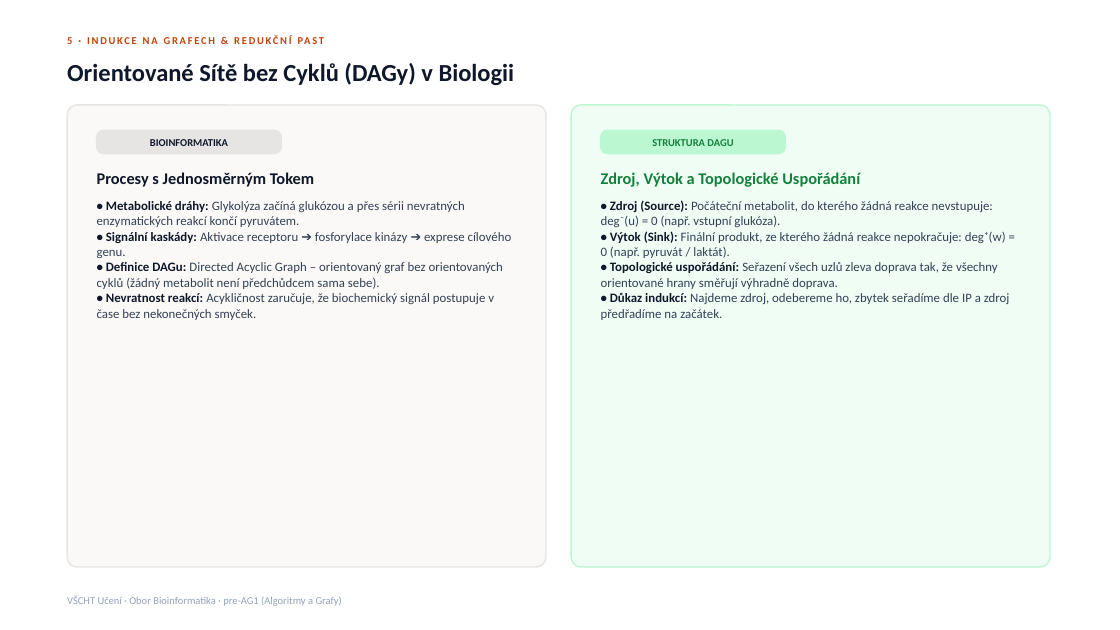
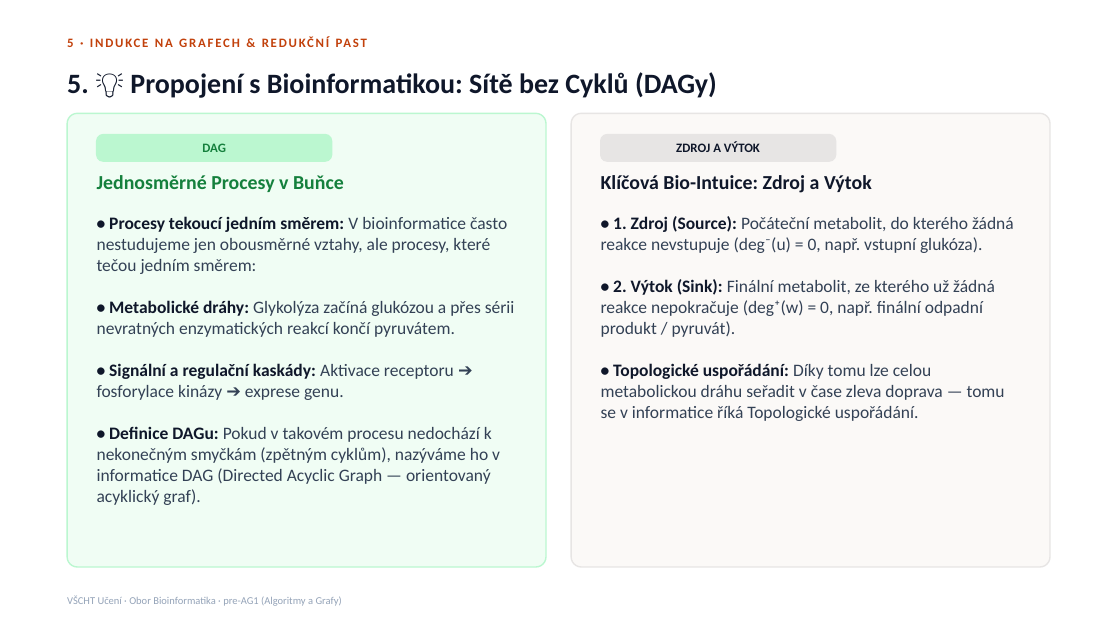
Before and after one commit to kolardavidcz/vscht-uceni-web, a slide deck: slide 51 of pre-ag1-kurz.pptx (slide 63 before the commit). Drawn at 1120x630 pixels with LibreOffice and Linux fonts; fonts in the diff are those of the drawing. Boxes give left, top, right and bottom in pixels: in the first picture for what was removed or moved away, otherwise in the second. Text is boxed around its words. In the diff, an @@ line names an element or a change of style, - is before the commit and + after.

Commit message:
feat(presentation): 1:1 pre-AG1 course slides with 2x font scale (modules 2-8)

```diff
--- a/pre-ag1-kurz.pptx
+++ b/pre-ag1-kurz.pptx
@@ text "5 · INDUKCE NA GRAFECH ..." at <box>67,38,73,47</box>: size 9 to 11 pt @@
@@ text at <box>67,72,717,98</box>: text changed; size 21 to 24 pt @@
-Orientované Sítě bez Cyklů (DAGy) v Biologii
+5. 💡 Propojení s Bioinformatikou: Sítě bez Cyklů (DAGy)
@@ rounded rectangle: place and size @@
-rounded rectangle at <box>67,105,546,567</box>
+rounded rectangle at <box>67,113,546,567</box>
@@ rounded rectangle at <box>67,113,546,567</box>: fill #FBF9F7 to #F0FDF4; outline #E7E5E4 1.2 pt to #BBF7D0 1.2 pt @@
@@ rounded rectangle: place and size @@
-rounded rectangle at <box>571,105,1050,567</box>
+rounded rectangle at <box>571,113,1050,567</box>
@@ rounded rectangle at <box>571,113,1050,567</box>: fill #F0FDF4 to #FBF9F7; outline #BBF7D0 1.2 pt to #E7E5E4 1.2 pt @@
@@ rounded rectangle: place and size @@
-rounded rectangle at <box>97,130,281,154</box>
+rounded rectangle at <box>97,134,332,161</box>
@@ rounded rectangle at <box>97,134,332,161</box>: fill #E7E5E4 to #BBF7D0; outline #E7E5E4 1 pt to #BBF7D0 1 pt; proportions changed @@
@@ text at <box>202,143,226,152</box>: text changed; size 9 to 11 pt; text colour #0F172A to #15803D @@
-BIOINFORMATIKA
+DAG
@@ rounded rectangle: place and size @@
-rounded rectangle at <box>601,130,786,154</box>
+rounded rectangle at <box>601,134,836,161</box>
@@ rounded rectangle at <box>601,134,836,161</box>: fill #BBF7D0 to #E7E5E4; outline #BBF7D0 1 pt to #E7E5E4 1 pt; proportions changed @@
@@ text at <box>676,142,760,152</box>: text changed; size 9 to 11 pt; text colour #15803D to #0F172A @@
-STRUKTURA DAGU
+ZDROJ A VÝTOK
@@ text "Jednosměrné Procesy v Buňce" at <box>97,175,344,192</box>: vertical alignment middle to top @@
@@ text at <box>97,175,344,192</box>: text changed; size 14 to 17 pt; text colour #0F172A to #15803D @@
-Procesy s Jednosměrným Tokem
+Jednosměrné Procesy v Buňce
@@ text at <box>601,175,872,193</box>: text changed; size 14 to 17 pt; text colour #15803D to #0F172A @@
-Zdroj, Výtok a Topologické Uspořádání
+Klíčová Bio-Intuice: Zdroj a Výtok
@@ text "Klíčová Bio-Intuice: Zdroj a Výtok" at <box>601,175,872,193</box>: vertical alignment middle to top @@
@@ text at <box>97,216,515,505</box>: text changed; size 11 to 15 pt @@
-• Metabolické dráhy: Glykolýza začíná glukózou a přes sérii nevratných enzymatických reakcí končí pyruvátem.
-• Signální kaskády: Aktivace receptoru ➔ fosforylace kinázy ➔ exprese cílového genu.
-• Definice DAGu: Directed Acyclic Graph – orientovaný graf bez orientovaných cyklů (žádný metabolit není předchůdcem sama sebe).
-• Nevratnost reakcí: Acykličnost zaručuje, že biochemický signál postupuje v čase bez nekonečných smyček.
+• Procesy tekoucí jedním směrem: V bioinformatice často nestudujeme jen obousměrné vztahy, ale procesy, které tečou jedním směrem:
+• Metabolické dráhy: Glykolýza začíná glukózou a přes sérii nevratných enzymatických reakcí končí pyruvátem.
+• Signální a regulační kaskády: Aktivace receptoru ➔ fosforylace kinázy ➔ exprese genu.
+• Definice DAGu: Pokud v takovém procesu nedochází k nekonečným smyčkám (zpětným cyklům), nazýváme ho v informatice DAG (Directed Acyclic Graph — orientovaný acyklický graf).
@@ text at <box>601,216,1014,421</box>: text changed; size 11 to 15 pt @@
-• Zdroj (Source): Počáteční metabolit, do kterého žádná reakce nevstupuje: deg⁻(u) = 0 (např. vstupní glukóza).
-• Výtok (Sink): Finální produkt, ze kterého žádná reakce nepokračuje: deg⁺(w) = 0 (např. pyruvát / laktát).
-• Topologické uspořádání: Seřazení všech uzlů zleva doprava tak, že všechny orientované hrany směřují výhradně doprava.
-• Důkaz indukcí: Najdeme zdroj, odebereme ho, zbytek seřadíme dle IP a zdroj předřadíme na začátek.
+• 1. Zdroj (Source): Počáteční metabolit, do kterého žádná reakce nevstupuje (deg⁻(u) = 0, např. vstupní glukóza).
+• 2. Výtok (Sink): Finální metabolit, ze kterého už žádná reakce nepokračuje (deg⁺(w) = 0, např. finální odpadní produkt / pyruvát).
+• Topologické uspořádání: Díky tomu lze celou metabolickou dráhu seřadit v čase zleva doprava — tomu se v informatice říká Topologické uspořádání.
```
Also in this commit, not shown: 54 other slides changed, 45 slides added, 53 slides removed, 11 other files.
